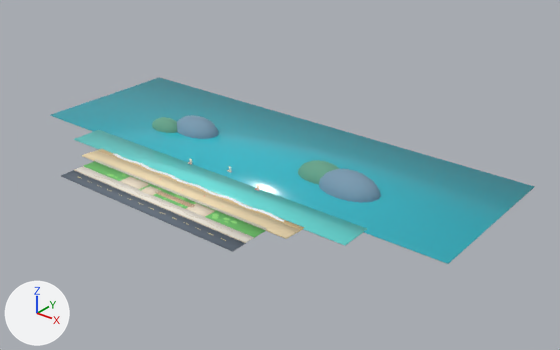
What one commit did to the FBX model CarrinhoSorvete_NovoProjeto/Assets/GirlPower/Orla3D/Models/OrlaEnvironmentBase.fbx.
Camera for both pictures: a 50 mm lens placed at (144.8, -118.2, 91.3), pointed at (24.3, 32.4, -2.1). The lights are fixed; the arrows at lower left show +X, +Y and +Z. The older version comes first. Where no turn or scale is listed for an object, it has been applied to the vertices.

Objects in the first picture: 'OrlaEnvironmentBase'.
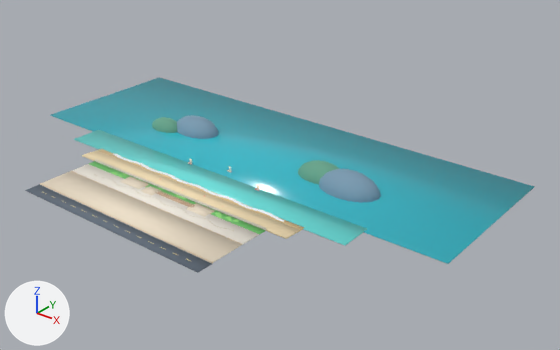
The edits, one by one:
me_orlaenvironmentbase_mesh is used by ob_orlaenvironmentbase; location (0.0, 0.0, 0.0).
me_orlaenvironmentbase_mesh had 8258 vertices, 8470 faces and spanned x -59.0..83.0, y -8.1..66.0, z -5.8..4.6.
me_orlaenvironmentbase_mesh now has 8406 vertices, 8620 faces and spans x -59.0..83.0, y -19.1..66.0, z -5.8..4.6.
me_orlaenvironmentbase_mesh part 1: the loose piece of 32 vertices spanning x -19.0..43.0, y -8.1..-3.6, z -0.3..-0.1 is scaled about its middle by (1, 0.966, 1), then moved by (0.0, -11.2, 0.0).
me_orlaenvironmentbase_mesh part 2: the loose piece of 32 vertices spanning x -19.0..43.0, y -3.7..-3.4, z -0.1..0.0 is moved by (0.0, -11.1, 0.0).
me_orlaenvironmentbase_mesh part 3: the loose piece of 32 vertices spanning x -19.0..43.0, y -3.5..-0.5, z -0.1..0.0 is scaled about its middle by (1, 3.4, 0.643), then moved by (0.0, -7.5, 0.0), in mat_ac_plazatile (pale yellow #efe1ca).
me_orlaenvironmentbase_mesh part 4: the loose piece of 32 vertices spanning x -19.0..43.0, y -0.6..3.7, z -0.2..0.0 is scaled about its middle by (1, 1.38, 0.846), then moved by (0.0, -3.2, 0.0), in mat_ac_stonewhite (white #f2ece0).
me_orlaenvironmentbase_mesh part 5: 32 loose pieces with 1164 vertices, spanning x -9.7..37.4, y -2.4..1.3, z 0.0, are deleted.
me_orlaenvironmentbase_mesh part 6: 150 vertices moved from x -19.0..43.0, y -2.6..3.6, z -0.1..0.0 to x -19.0..43.0, y -2.3..4.0, z -0.1..0.0; 592 vertices removed from x -11.4..35.4, y -2.6..3.6, z 0.0; 1904 vertices added at x -19.0..43.0, y -14.6..4.1, z -0.2..0.1.
Other edits to the shape of me_orlaenvironmentbase_mesh do not show in these pictures.

Where the change shows, as pixel boxes (x1, y1, x2, y2) in the pictures (560 x 350 px; the box of a moved part takes in the faces that stretch with it):
'OrlaEnvironmentBase', reshaped: before (50, 77, 535, 264); after (25, 77, 535, 273)
part 1 of me_orlaenvironmentbase_mesh, moved or reshaped: before (61, 170, 246, 252); after (25, 184, 212, 273)
part 2 of me_orlaenvironmentbase_mesh, moved or reshaped: before (74, 169, 246, 243); after (40, 184, 212, 263)
part 3 of me_orlaenvironmentbase_mesh, moved or reshaped: before (75, 166, 254, 242); after (41, 171, 242, 262)
part 4 of me_orlaenvironmentbase_mesh, moved or reshaped: before (84, 161, 265, 238); after (72, 164, 259, 245)
part 5 of me_orlaenvironmentbase_mesh, deleted: before (107, 174, 233, 232)
part 6 of me_orlaenvironmentbase_mesh, built on: before (96, 174, 266, 231); after (40, 161, 266, 263)
